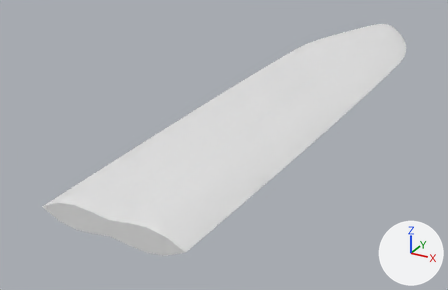
One commit to the glTF model godot/assets/waffen/modelle/messerklinge/t5_1.glb: the scene before it, then after it.
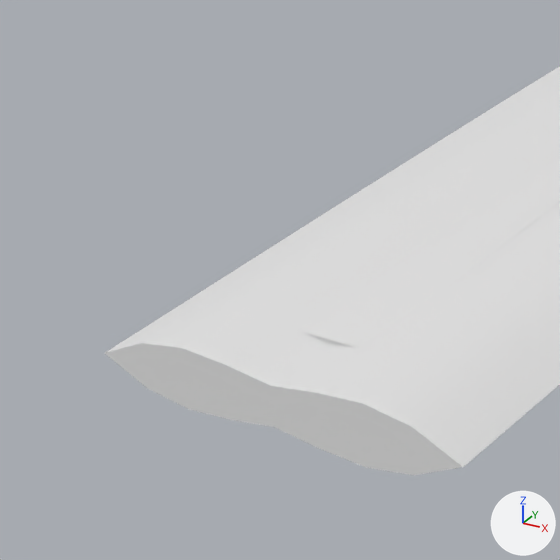
Old and new are each drawn whole from a 50 mm lens placed at (0.0872, -0.0146, 0.0791), pointed at (-0.0222, 0.1843, -0.0204) and again close up on the part from 0% to 50% of the width and 22% to 100% of the height. The lights are fixed; the arrows at lower right show +X, +Y and +Z. The older version's two pictures come first. Vertices at exactly the same position are counted once.

The first close-up shows 'messerklinge_t5_1'.
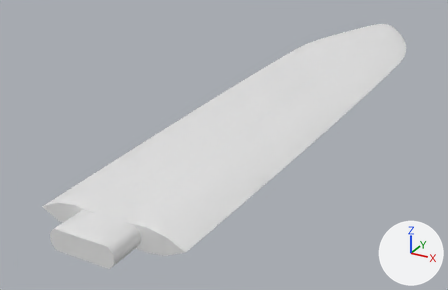
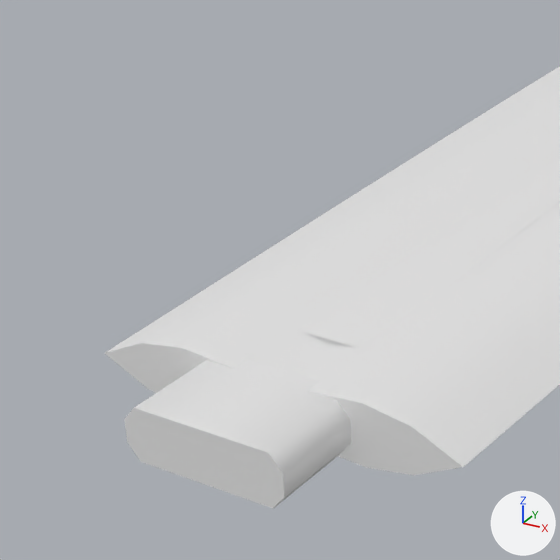
Boxes (x1, y1, x2, y2) around the edits, measured in the close-ups (560 x 560 px):
```json
{"object": "messerklinge_t5_1", "change": "reshaped", "before": [105, 66, 560, 475], "after": [105, 66, 560, 508]}
{"part": 1, "of": "me_messerklinge_t5_1", "change": "added", "after": [124, 360, 352, 508]}
```

Scene script edits in JSON lines:
```json
{"block": "me_messerklinge_t5_1", "where": "# used by ob_messerklinge_t5_1; location = (0.0, 0.0, 0.0)"}
{"op": "remove", "block": "me_messerklinge_t5_1", "code": "me_messerklinge_t5_1.from_pydata(...)  # 421 vertices, 798 faces; spans x -0.025..0.025, y 0.086..0.338, z -0.004..0.004"}
{"op": "add", "block": "me_messerklinge_t5_1", "code": "me_messerklinge_t5_1.from_pydata(...)  # 437 vertices, 826 faces; spans x -0.025..0.025, y 0.076..0.338, z -0.004..0.004"}
{"block": "me_messerklinge_t5_1", "change": "me_messerklinge_t5_1 part 1: a new loose piece of 16 vertices spanning x -0.009..0.009, y 0.076..0.088, z -0.003..0.003, in mat_klinge (white #e7e7e7)"}
```
